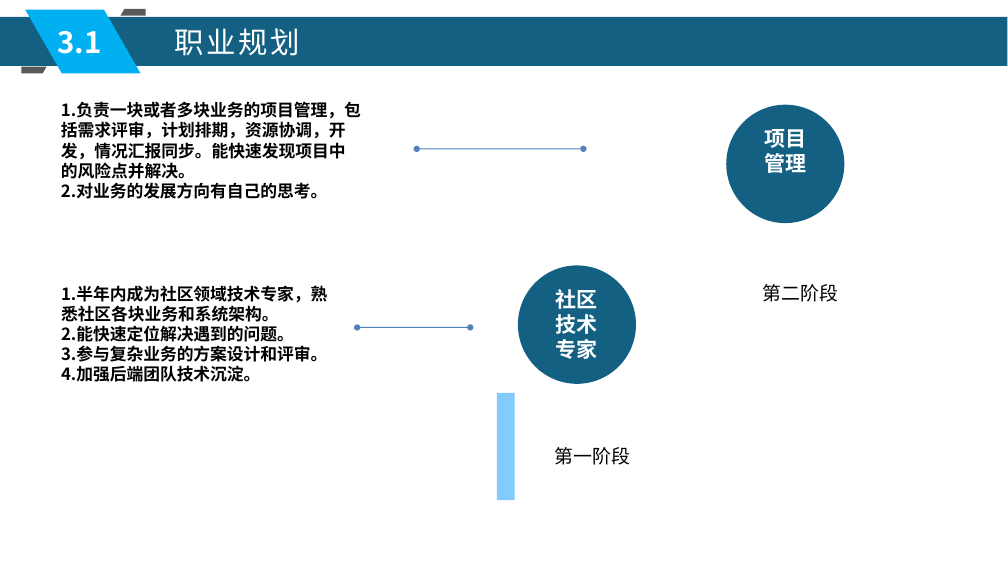
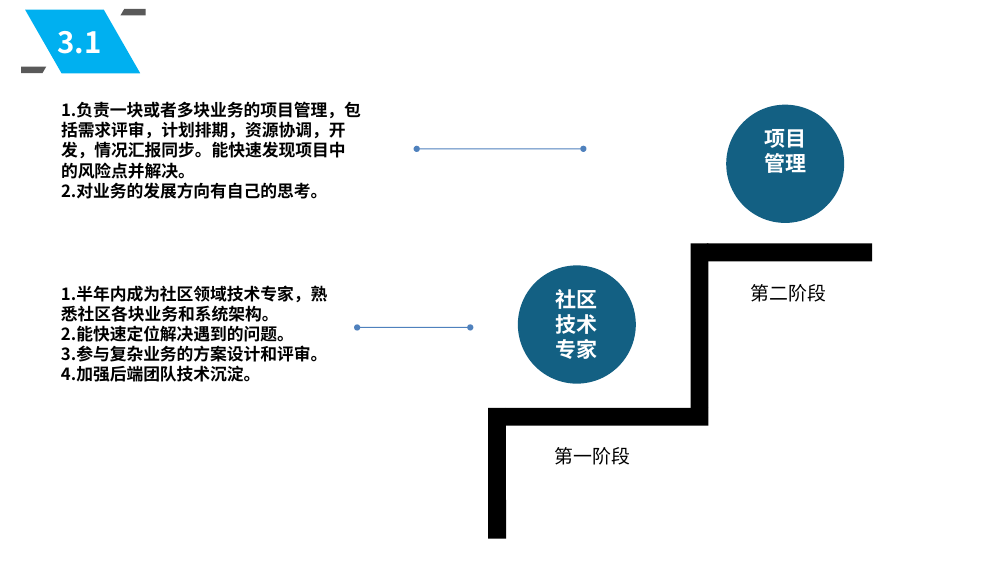
Before and after one commit to xljnc/husky-starter, a slide deck: slide 14 of doc/zzdb.pptx (slide 13 before the commit). Drawn at 1008x567 pixels with LibreOffice and Linux fonts; fonts in the diff are those of the drawing. Boxes give left, top, right and bottom in pixels: in the first picture for what was removed or moved away, otherwise in the second. Text is boxed around its words. In the diff, an @@ line names an element or a change of style, - is before the commit and + after.

```diff
--- a/doc/zzdb.pptx
+++ b/doc/zzdb.pptx
@@ rectangle removed at (x1=0, y1=17, x2=1008, y2=66) @@
@@ freeform shape at (x1=120, y1=9, x2=145, y2=16): outline redrawn @@
@@ text removed at (x1=175, y1=28, x2=300, y2=56) @@
-职业规划
@@ freeform shape at (x1=21, y1=67, x2=46, y2=73): outline redrawn @@
@@ line added from (699, 243) to (699, 408), #000000 17.01 pt @@
@@ line added from (707, 253) to (873, 253), #000000 17.01 pt @@
@@ text "第二阶段" moved from (x1=763, y1=284, x2=839, y2=302) to (x1=751, y1=284, x2=827, y2=302) @@
@@ line moved from (506, 393) - (506, 500) to (497, 408) - (498, 539) @@
@@ line (497, 408) - (498, 539): stroke #83CAFF 17.01 pt to #000000 17.01 pt @@
@@ line added from (506, 417) to (709, 417), #000000 17.01 pt @@
```
Also in this commit, not shown: 14 other slides changed, 1 slide added.
